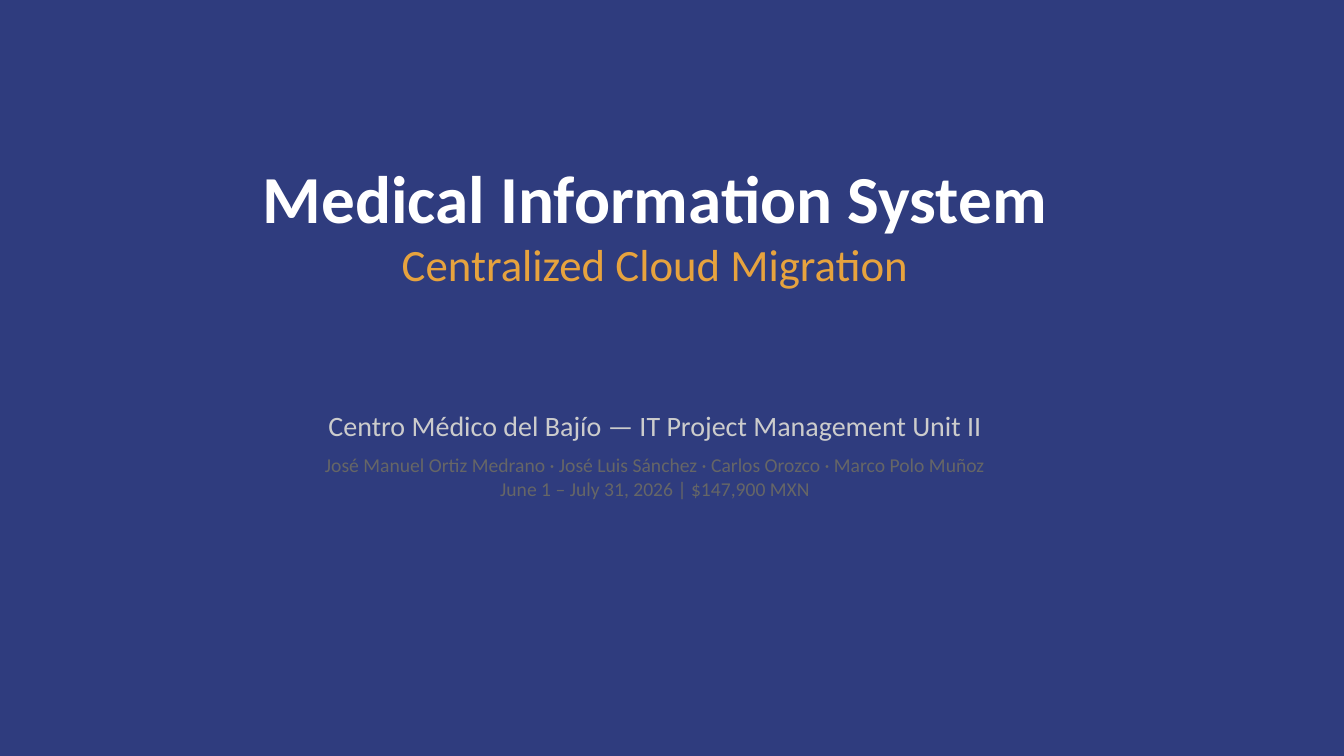
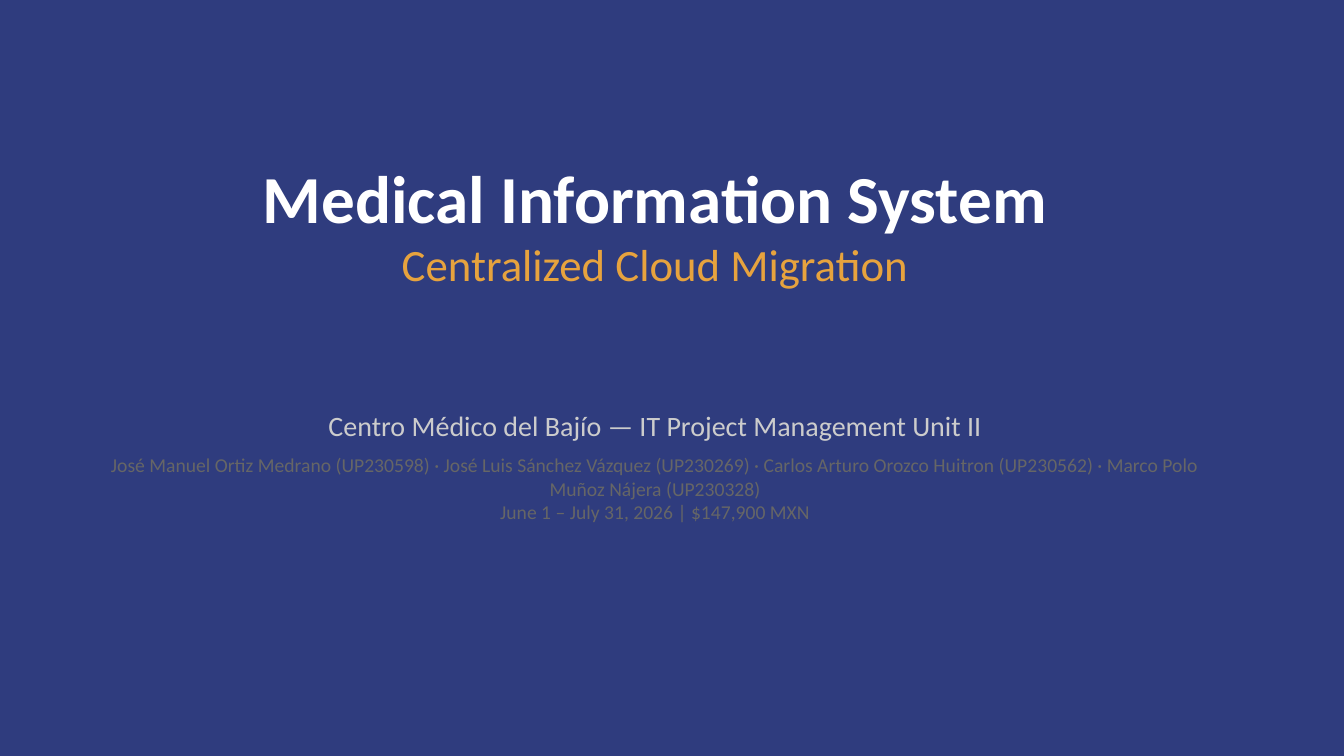
Before and after one commit to KarmasRoadmap/centro-medico-bajio, a slide deck: slide 1 of deliverables/03_Presentation.pptx. Drawn at 1344x756 pixels with LibreOffice and Linux fonts; fonts in the diff are those of the drawing. Boxes give left, top, right and bottom in pixels: in the first picture for what was removed or moved away, otherwise in the second. Text is boxed around its words. In the diff, an @@ line names an element or a change of style, - is before the commit and + after.

```diff
--- a/deliverables/03_Presentation.pptx
+++ b/deliverables/03_Presentation.pptx
@@ text at <box>111,458,1197,499</box>: text changed @@
-José Manuel Ortiz Medrano · José Luis Sánchez · Carlos Orozco · Marco Polo Muñoz
+José Manuel Ortiz Medrano (UP230598) · José Luis Sánchez Vázquez (UP230269) · Carlos Arturo Orozco Huitron (UP230562) · Marco Polo Muñoz Nájera (UP230328)
```
Also in this commit, not shown: 2 slides added, 3 other files.
